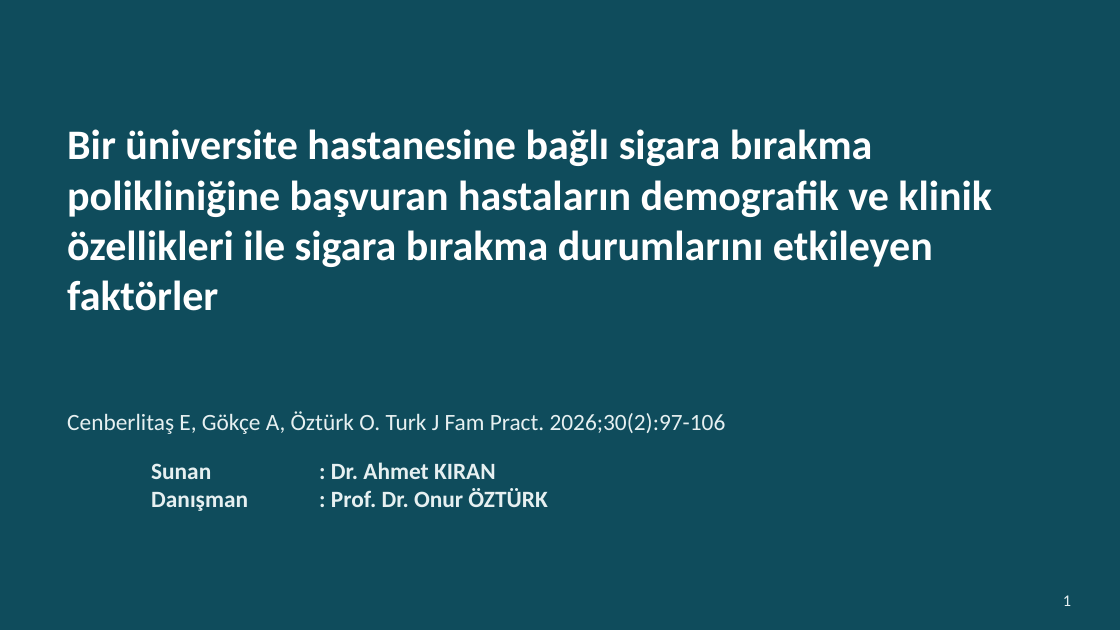
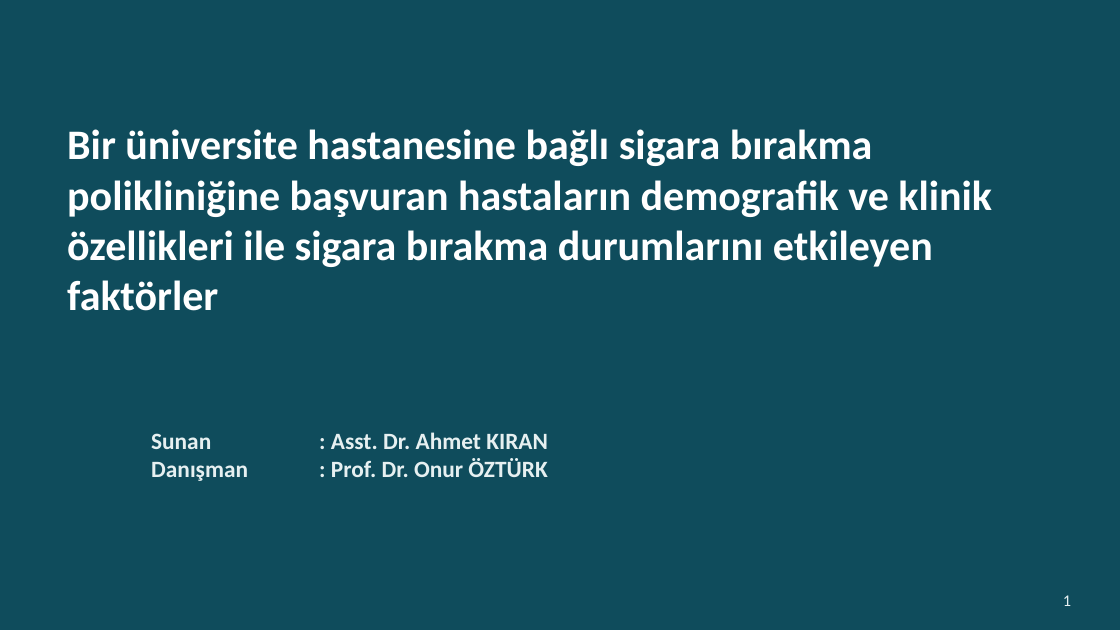
Before and after one commit to kiranahmet/Claude, a slide deck: slide 1 of Sunumlar/Makale_Sunumu_Sigara_Birakma.pptx. Drawn at 1120x630 pixels with LibreOffice and Linux fonts; fonts in the diff are those of the drawing. Boxes give left, top, right and bottom in pixels: in the first picture for what was removed or moved away, otherwise in the second. Text is boxed around its words. In the diff, an @@ line names an element or a change of style, - is before the commit and + after.

```diff
--- a/Sunumlar/Makale_Sunumu_Sigara_Birakma.pptx
+++ b/Sunumlar/Makale_Sunumu_Sigara_Birakma.pptx
@@ text at box(151, 432, 548, 477): text changed; bold on @@
-Cenberlitaş E, Gökçe A, Öztürk O. Turk J Fam Pract. 2026;30(2):97-106
-Sunan : Dr. Ahmet KIRAN
-Danışman : Prof. Dr. Onur ÖZTÜRK
+Sunan : Asst. Dr. Ahmet KIRAN
+Danışman : Prof. Dr. Onur ÖZTÜRK
```
Also in this commit, not shown: 23 other slides changed, 1 slide added, 1 slide removed, 2 other files.
